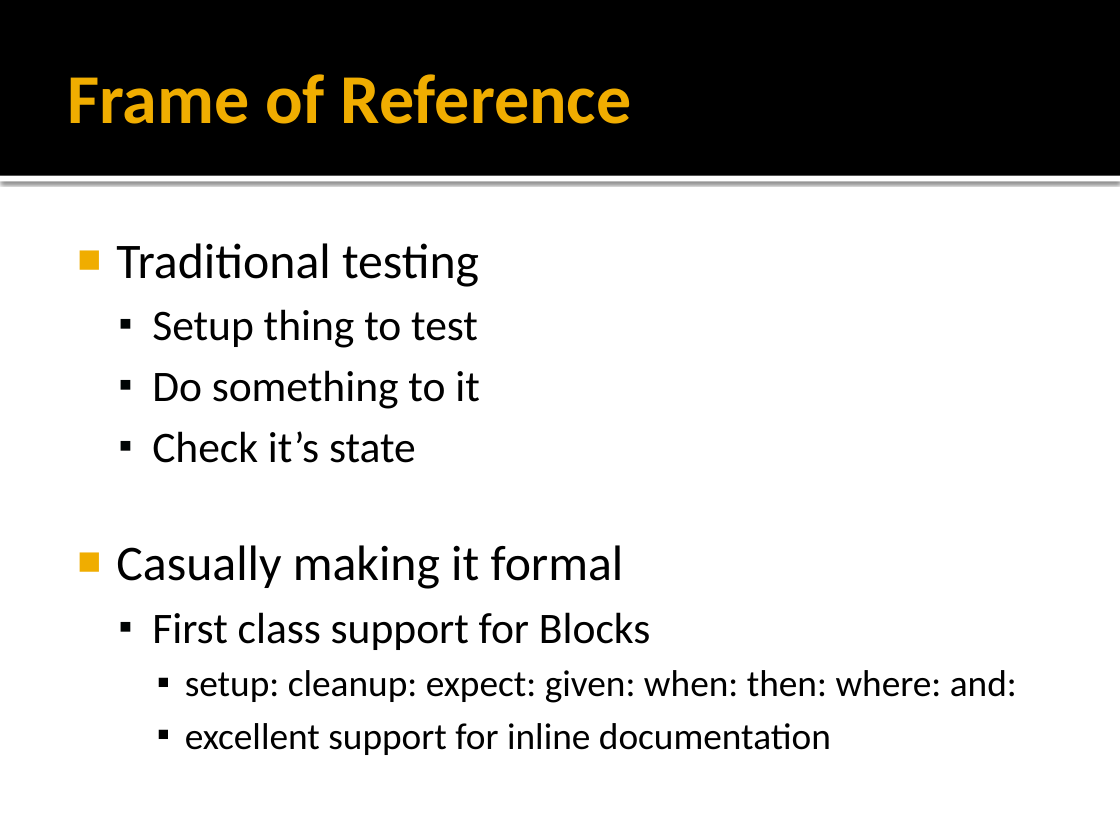
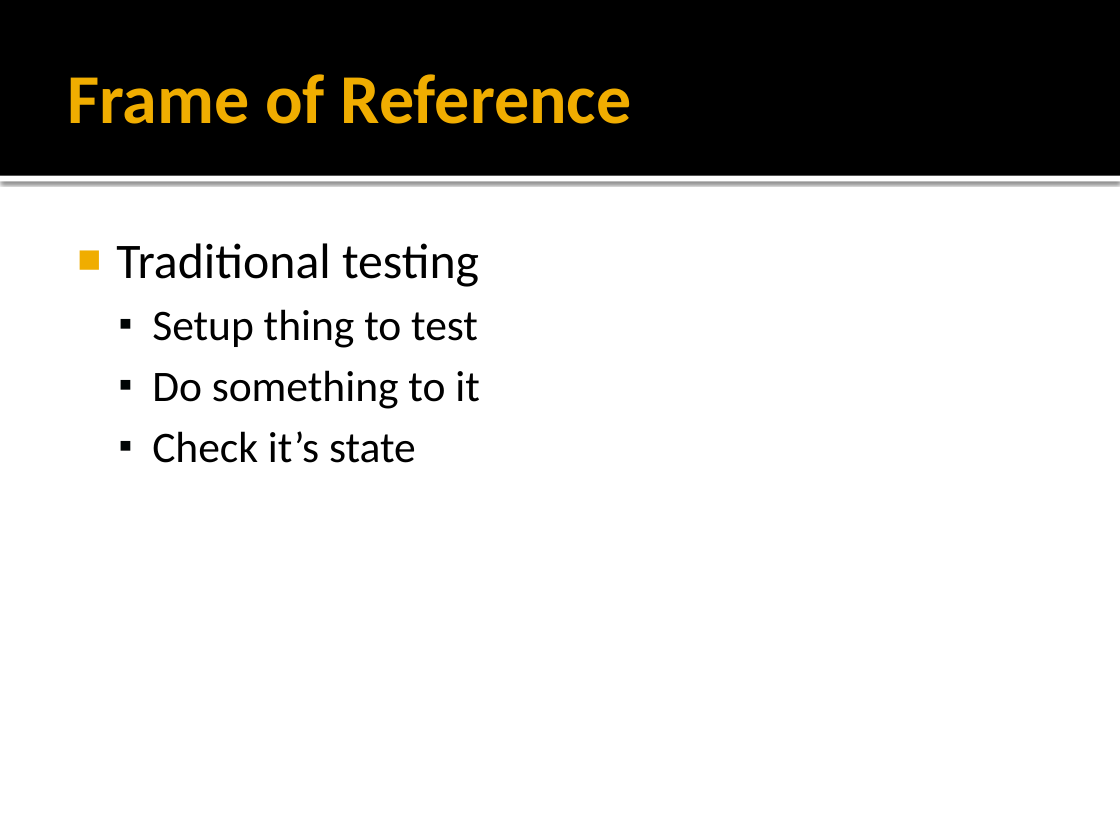
Before and after one commit to ddurkin/spock-example, a slide deck: slide 4 of BGUG-Spock.pptx (slide 3 before the commit). Drawn at 1120x840 pixels with LibreOffice and Linux fonts; fonts in the diff are those of the drawing. Boxes give left, top, right and bottom in pixels: in the first picture for what was removed or moved away, otherwise in the second. Text is boxed around its words. In the diff, an @@ line names an element or a change of style, - is before the commit and + after.

```diff
--- a/BGUG-Spock.pptx
+++ b/BGUG-Spock.pptx
@@ text at (116,545,1017,755): paragraphs removed @@
-■ Casually making it formal
-  ▪ First class support for Blocks
-    ▪ setup: cleanup: expect: given: when: then: where: and:
-    ▪ excellent support for inline documentation
```
Also in this commit, not shown: 2 other slides changed, 7 slides added.
